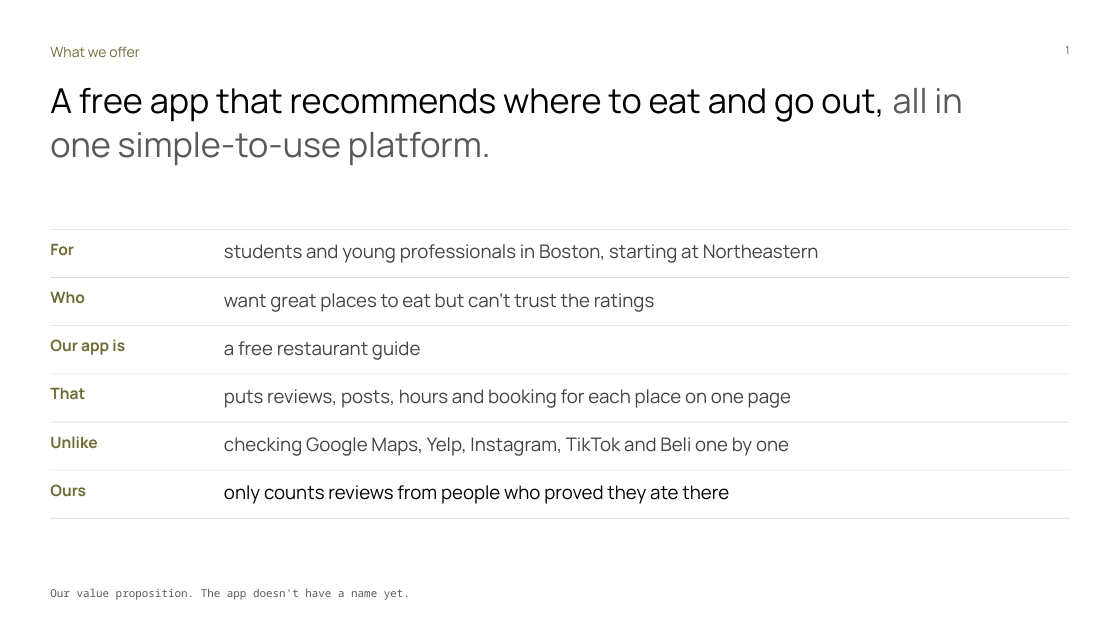
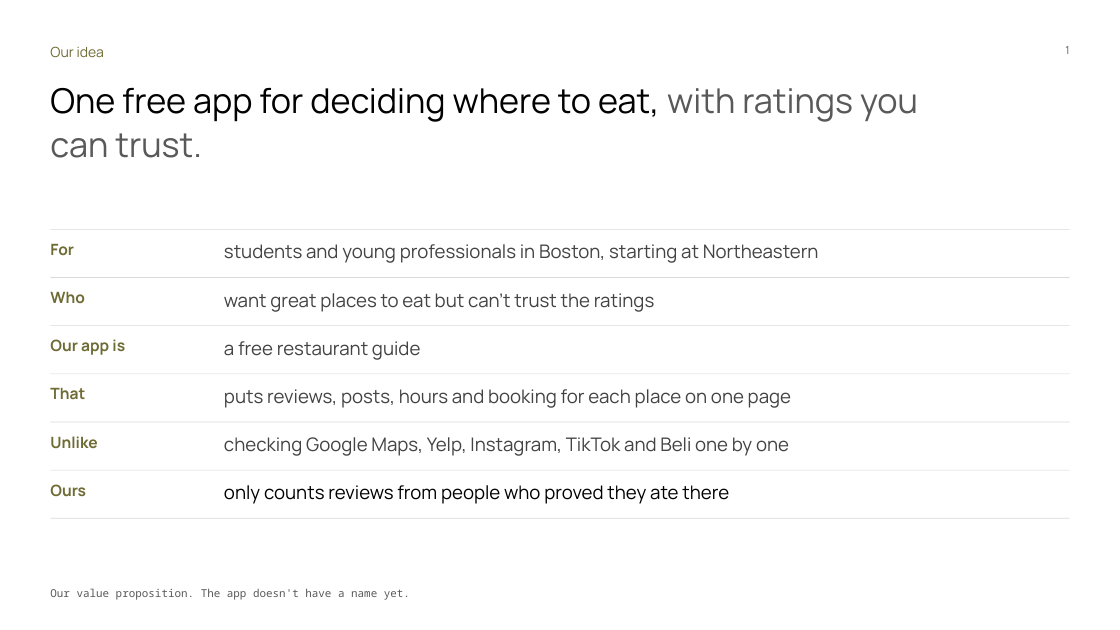
Before and after one commit to Dinguusto/Alex-s-workout-app, a slide deck: slide 1 of ENTR_4501_Gate_2_deck_readable.pptx. Drawn at 1120x630 pixels with LibreOffice and Linux fonts; fonts in the diff are those of the drawing. Boxes give left, top, right and bottom in pixels: in the first picture for what was removed or moved away, otherwise in the second. Text is boxed around its words. In the diff, an @@ line names an element or a change of style, - is before the commit and + after.

```diff
--- a/ENTR_4501_Gate_2_deck_readable.pptx
+++ b/ENTR_4501_Gate_2_deck_readable.pptx
@@ text at box(50, 46, 104, 57): text changed @@
-What we offer
+Our idea
@@ text at box(50, 88, 918, 158): text changed @@
-A free app that recommends where to eat and go out, all in one simple-to-use platform.
+One free app for deciding where to eat, with ratings you can trust.
```
Also in this commit, not shown: 7 other slides changed, 2 slides added.
